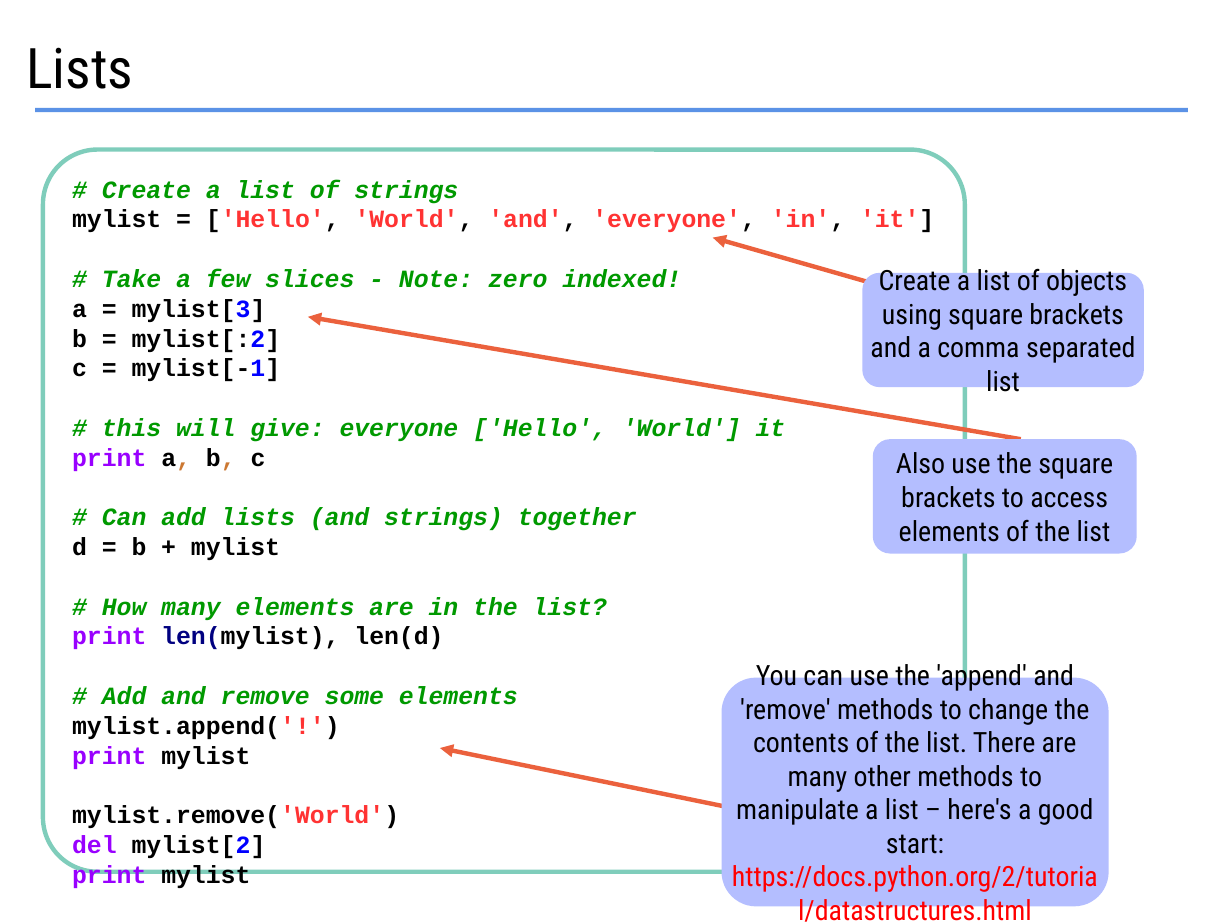
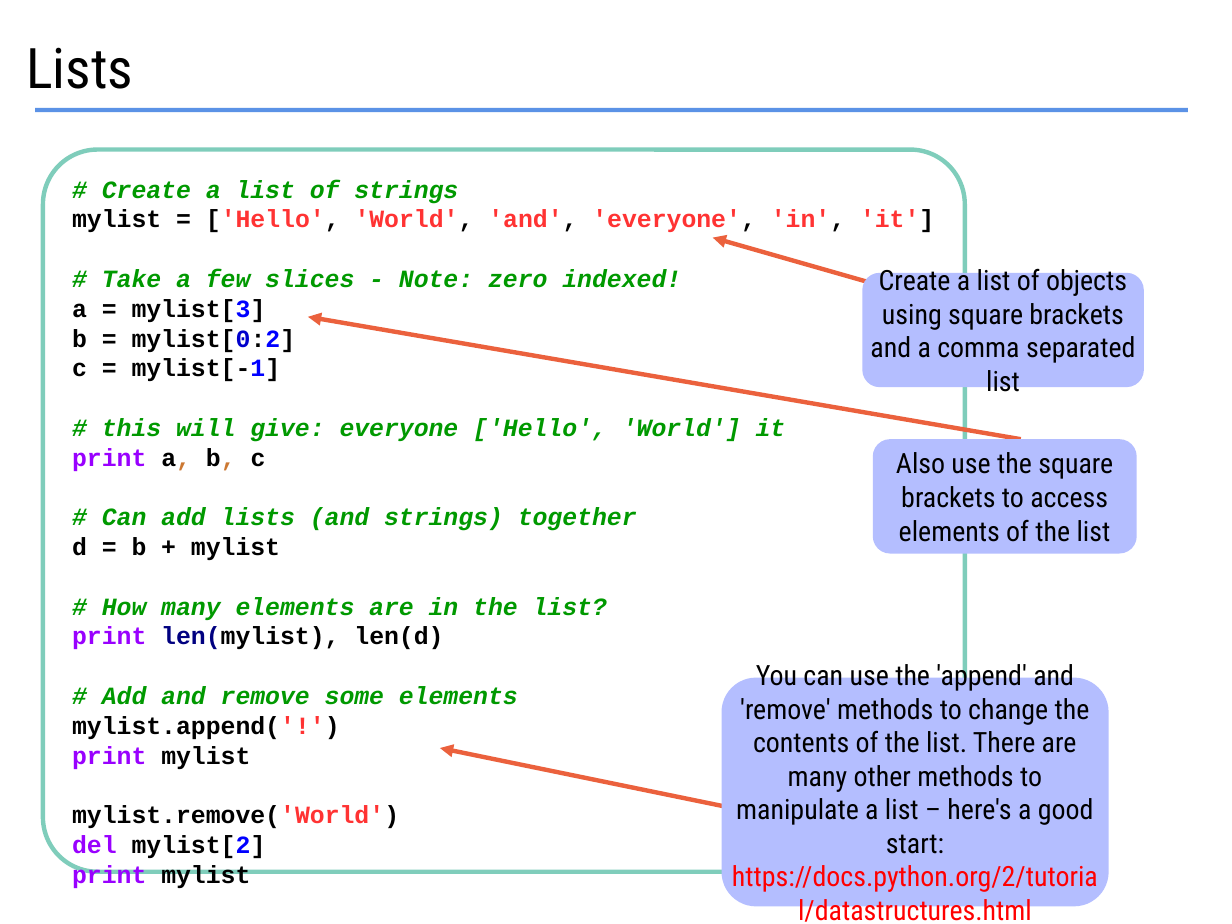
Before and after one commit to drmarkwslater/CCBPythonCourseSep2017, a slide deck: slide 38 of PythonCCBOneDayCourse_Sep2017.odp. Drawn at 1232x924 pixels with LibreOffice and Linux fonts; fonts in the diff are those of the drawing. Boxes give left, top, right and bottom in pixels: in the first picture for what was removed or moved away, otherwise in the second. Text is boxed around its words. In the diff, an @@ line names an element or a change of style, - is before the commit and + after.

Commit message:
Completed the missing slide on slicing in lists

```diff
--- a/PythonCCBOneDayCourse_Sep2017.odp
+++ b/PythonCCBOneDayCourse_Sep2017.odp
@@ text in rounded rectangle at [72,179,934,471]: text changed @@
-# Create a list of strings
-mylist = ['Hello', 'World', 'and', 'everyone', 'in', 'it']
-# Take a few slices - Note: zero indexed!
-a = mylist[3]
-b = mylist[:2]
-c = mylist[-1]
-# this will give: everyone ['Hello', 'World'] it
-print a, b, c
+# Create a list of strings
+mylist = ['Hello', 'World', 'and', 'everyone', 'in', 'it']
+# Take a few slices - Note: zero indexed!
+a = mylist[3]
+b = mylist[0:2]
+c = mylist[-1]
+# this will give: everyone ['Hello', 'World'] it
+print a, b, c
```
Also in this commit, not shown: 1 other slide changed, 1 other file.
